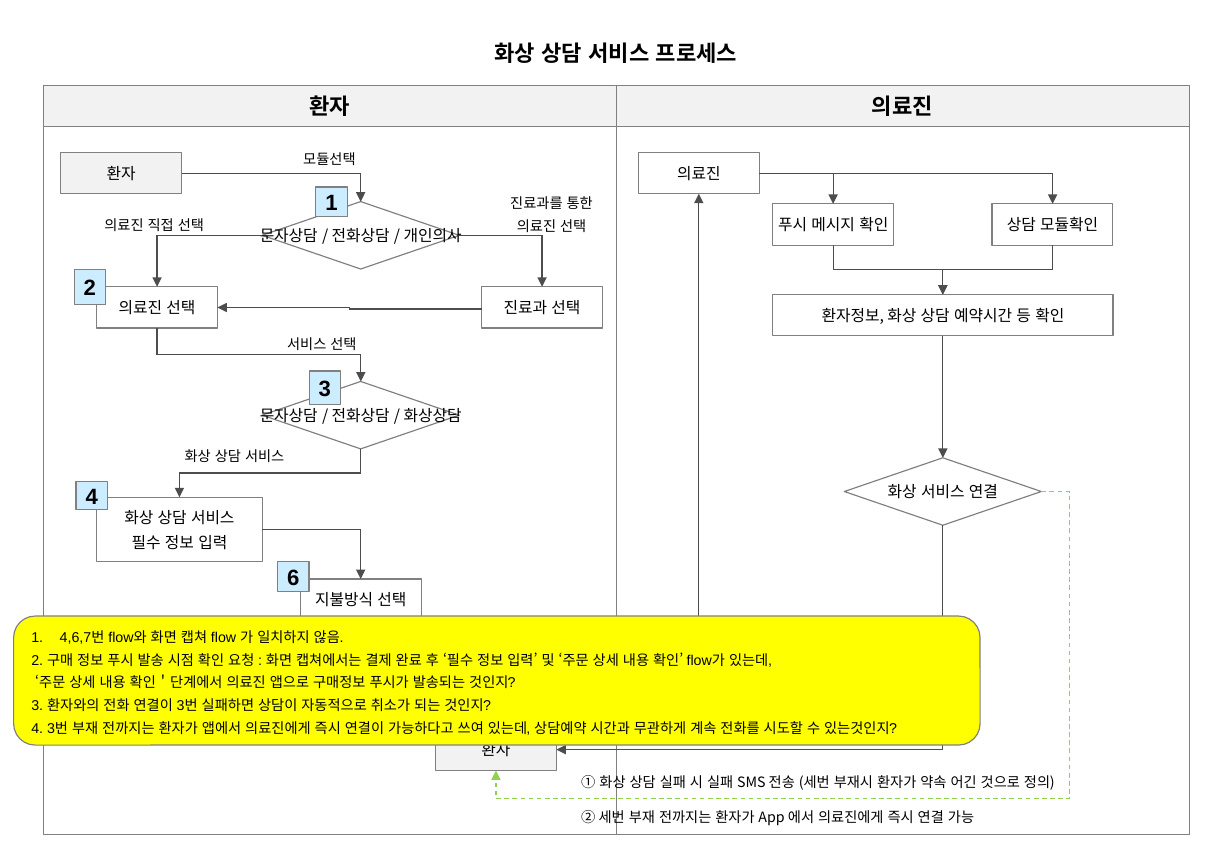
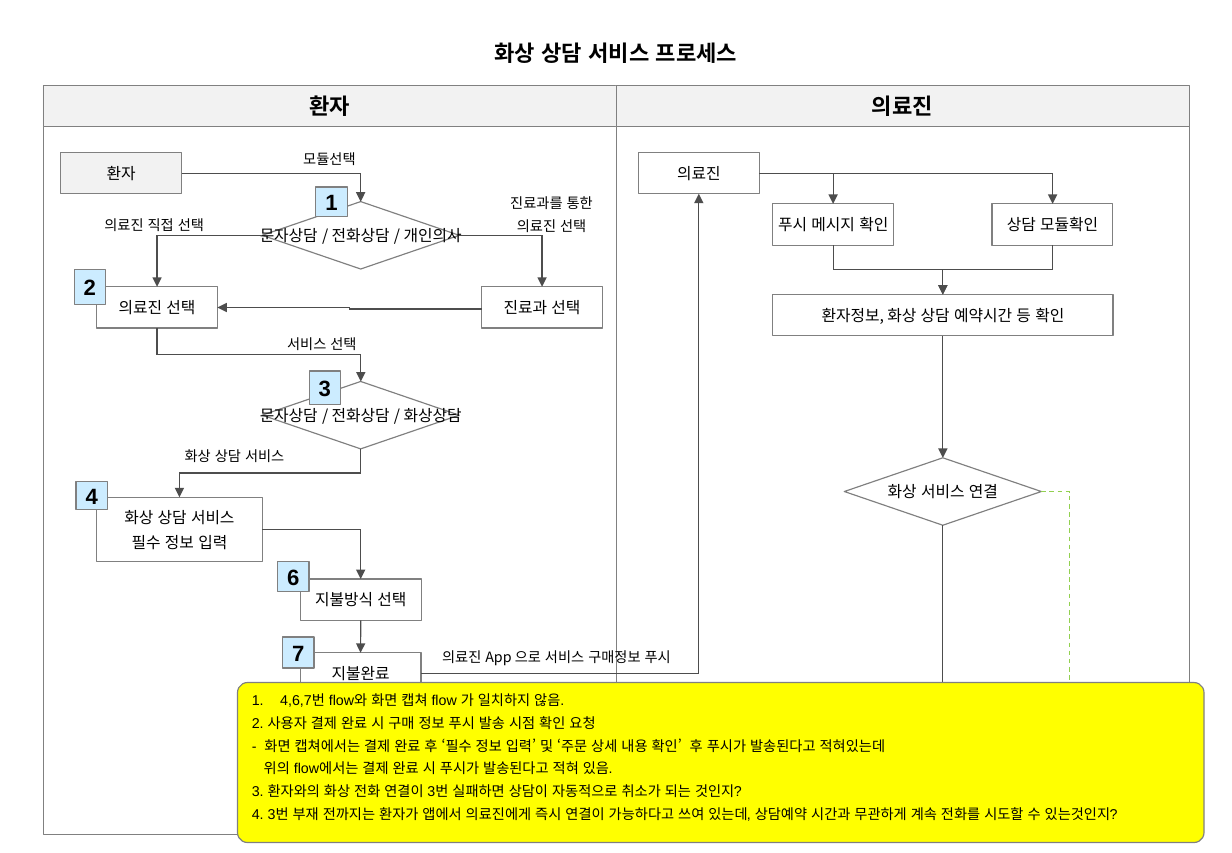
Before and after one commit to windsoccer/H160, a slide deck: slide 14 of 01 기획/03. 상담 서비스 Flow_健康160_상담 서비스 Flow_2019029.pptx (slide 15 before the commit). Drawn at 1232x853 pixels with LibreOffice and Linux fonts; fonts in the diff are those of the drawing. Boxes give left, top, right and bottom in pixels: in the first picture for what was removed or moved away, otherwise in the second. Text is boxed around its words. In the diff, an @@ line names an element or a change of style, - is before the commit and + after.

Commit message:
문의 내용 추가

```diff
--- a/01 기획/03. 상담 서비스 Flow_健康160_상담 서비스 Flow_2019029.pptx
+++ b/01 기획/03. 상담 서비스 Flow_健康160_상담 서비스 Flow_2019029.pptx
@@ arrow added from (361, 621) to (361, 653), #4D4D4D 0.75 pt @@
@@ rectangle added at (283,637,315,668), fill #CCECFF, outline #808080 0.75 pt, 14 pt, text #000000, bold @@
+7
@@ rectangle added at (300,653,421,694), outline #808080 0.75 pt, 10 pt, text #000000 @@
+지불완료
@@ text added at (442,648,671,667), 9 pt, text #000000 @@
+의료진 App 으로 서비스 구매정보 푸시
@@ rounded rectangle "4,6,7번 flow와 화면 캡쳐 flow ...": place and size @@
-rounded rectangle "4,6,7번 flow와 화면 캡쳐 flow ..." at (14,617,981,745)
+rounded rectangle "4,6,7번 flow와 화면 캡쳐 flow ..." at (238,683,1205,843)
@@ rounded rectangle "4,6,7번 flow와 화면 캡쳐 flow ..." at (238,683,1205,843): proportions changed @@
@@ text in rounded rectangle at (252,716,885,797): text changed @@
-2. 구매 정보 푸시 발송 시점 확인 요청 : 화면 캡쳐에서는 결제 완료 후 ‘필수 정보 입력’ 및 ‘주문 상세 내용 확인’ flow가 있는데,
-‘주문 상세 내용 확인＇단계에서 의료진 앱으로 구매정보 푸시가 발송되는 것인지?
-3. 환자와의 전화 연결이 3번 실패하면 상담이 자동적으로 취소가 되는 것인지?
+2. 사용자 결제 완료 시 구매 정보 푸시 발송 시점 확인 요청
+- 화면 캡쳐에서는 결제 완료 후 ‘필수 정보 입력’ 및 ‘주문 상세 내용 확인’ 후 푸시가 발송된다고 적혀있는데
+위의 flow에서는 결제 완료 시 푸시가 발송된다고 적혀 있음.
+3. 환자와의 화상 전화 연결이 3번 실패하면 상담이 자동적으로 취소가 되는 것인지?
@@ rectangle removed at (436,729,556,770) @@
-환자
@@ text removed at (716,723,786,734) @@
-화상 상담 서비스 진행
@@ text removed at (581,773,1055,792) @@
-① 화상 상담 실패 시 실패 SMS 전송 (세번 부재시 환자가 약속 어긴 것으로 정의)
@@ text removed at (581,808,974,827) @@
-② 세번 부재 전까지는 환자가 App 에서 의료진에게 즉시 연결 가능
```
Also in this commit, not shown: 14 other slides changed, 1 slide removed.
